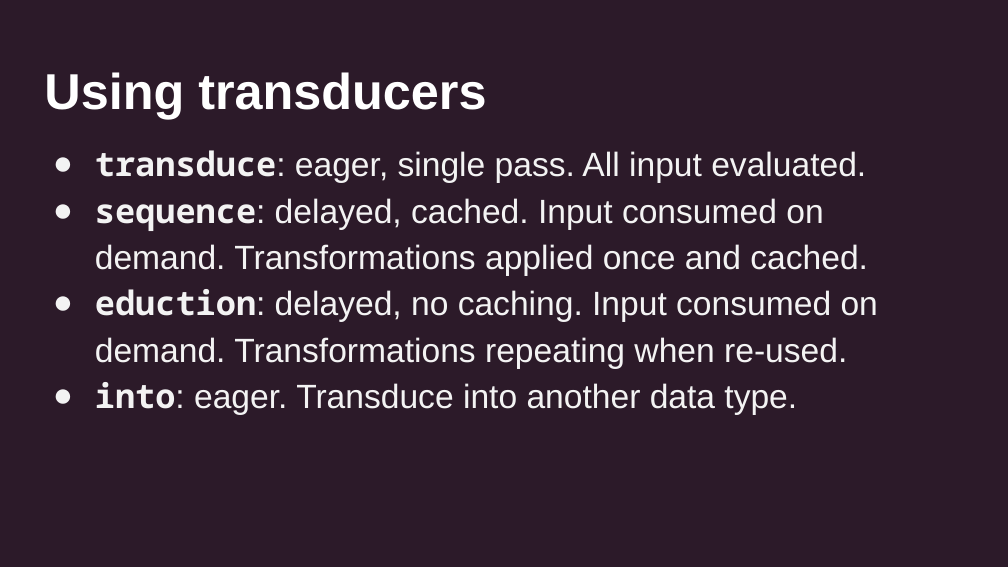
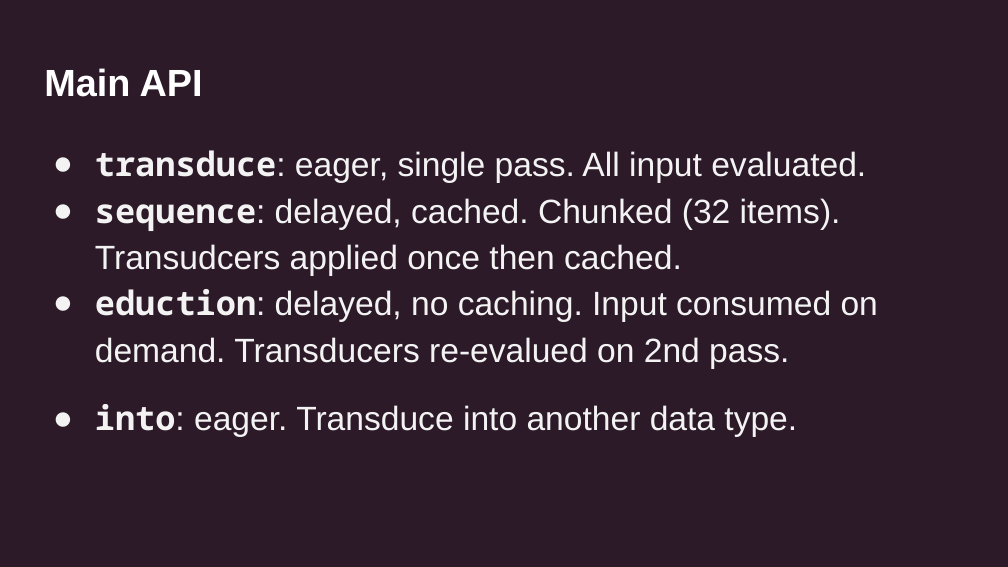
Before and after one commit to uswitch/transducers-workshop, a slide deck: slide 9 of slides/01-xducers-intro.pptx. Drawn at 1008x567 pixels with LibreOffice and Linux fonts; fonts in the diff are those of the drawing. Boxes give left, top, right and bottom in pixels: in the first picture for what was removed or moved away, otherwise in the second. Text is boxed around its words. In the diff, an @@ line names an element or a change of style, - is before the commit and + after.

```diff
--- a/slides/01-xducers-intro.pptx
+++ b/slides/01-xducers-intro.pptx
@@ title at (44,68,203,97): text changed; size 36 to 27 pt @@
-Using transducers
+Main API
@@ text at (95,198,878,369): text changed @@
-● sequence: delayed, cached. Input consumed on demand. Transformations applied once and cached.
-● eduction: delayed, no caching. Input consumed on demand. Transformations repeating when re-used.
+● sequence: delayed, cached. Chunked (32 items). Transudcers applied once then cached.
+● eduction: delayed, no caching. Input consumed on demand. Transducers re-evalued on 2nd pass.
```
Also in this commit, not shown: 13 other slides changed, 8 other files.
